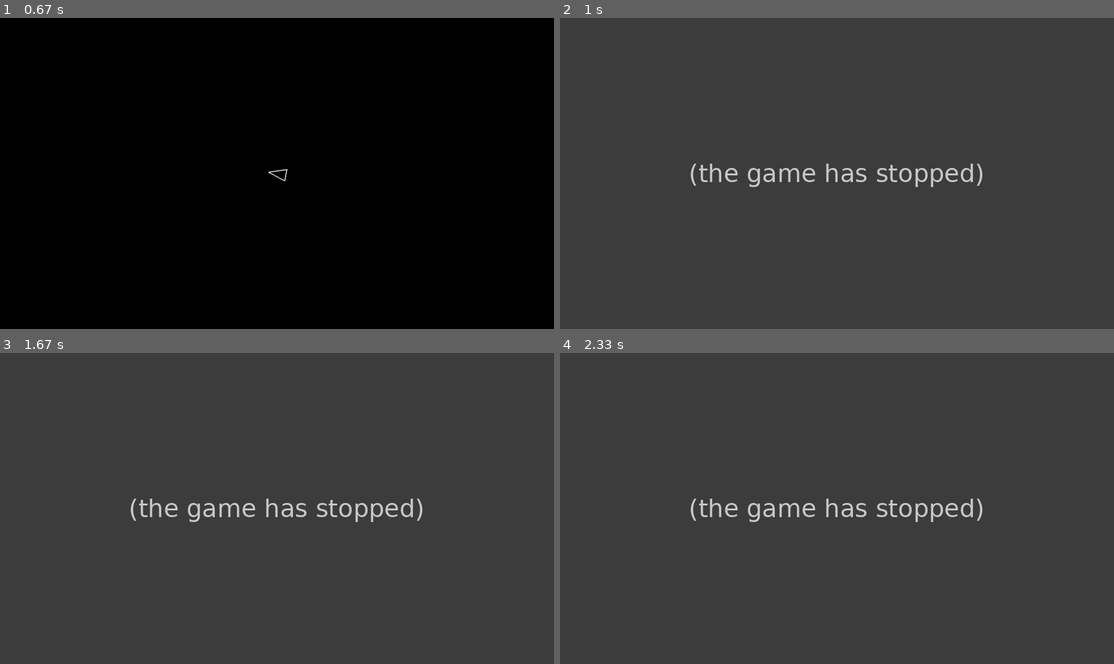
Above: before the commit, frames 1-4 (two rows, left to right).
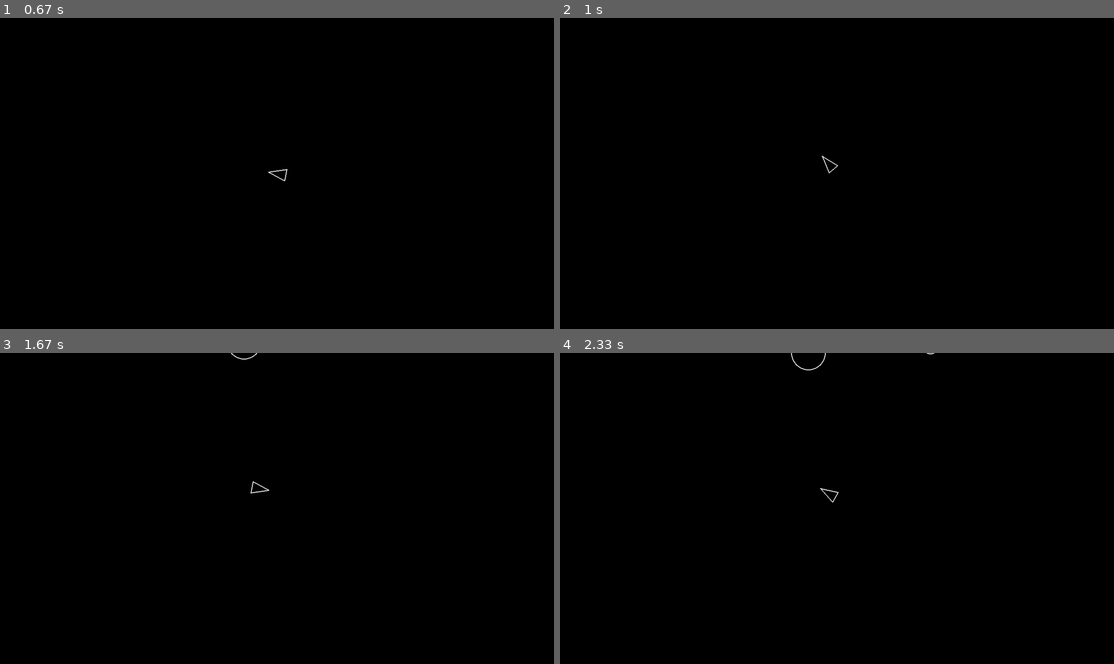
Above: after the commit, the same moments.

Repository: IyzOnline/asteroids__boot_dot_dev
Game: pygame game, started from your-project-name/main.py
The game is run twice, just before and just after one commit, with the same random seed, the same clock (stepped at 60 frames per second) and the same inputs.
Inputs:
- Up to frame 1 (0.67 s): hold D from 0.33 s (still down)
- Up to frame 2 (1 s): release D at 0.8 s; hold W from 0.83 s (still down)
- Up to frame 3 (1.67 s): release W at 1.13 s; hold D 1.17-1.63 s
- Up to frame 4 (2.33 s): hold A 1.67-2.2 s; hold S from 2.23 s (still down)

Frame 1 is identical in both runs. In frame 2, 100% of the frame differs, in the area x 0-100%, y 0-100%; in frame 3, 100%; in frame 4, 100%.
Before the commit the program exited at 0.8 s; later frames show no game.

Commit message:
fix: Condition should be if total radius is greater than distance to other

Diff:
--- a/your-project-name/circleshape.py
+++ b/your-project-name/circleshape.py
@@ -21,7 +21,7 @@
     total_radius = self.radius + other.radius
     distance_to_other = self.position.distance_to(other.position)
 
-    if total_radius < distance_to_other:
+    if total_radius > distance_to_other:
       return True
 
     return False
